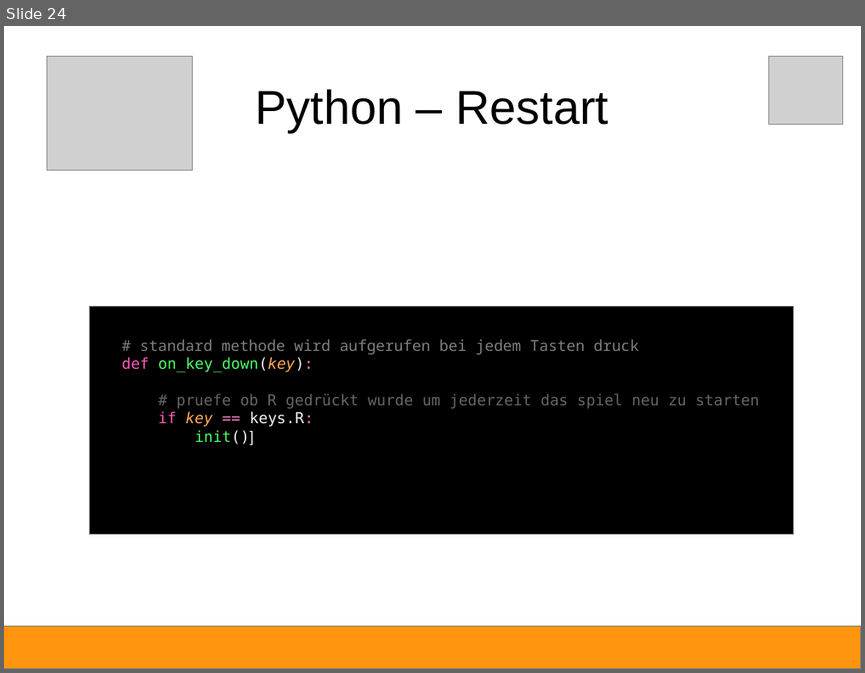
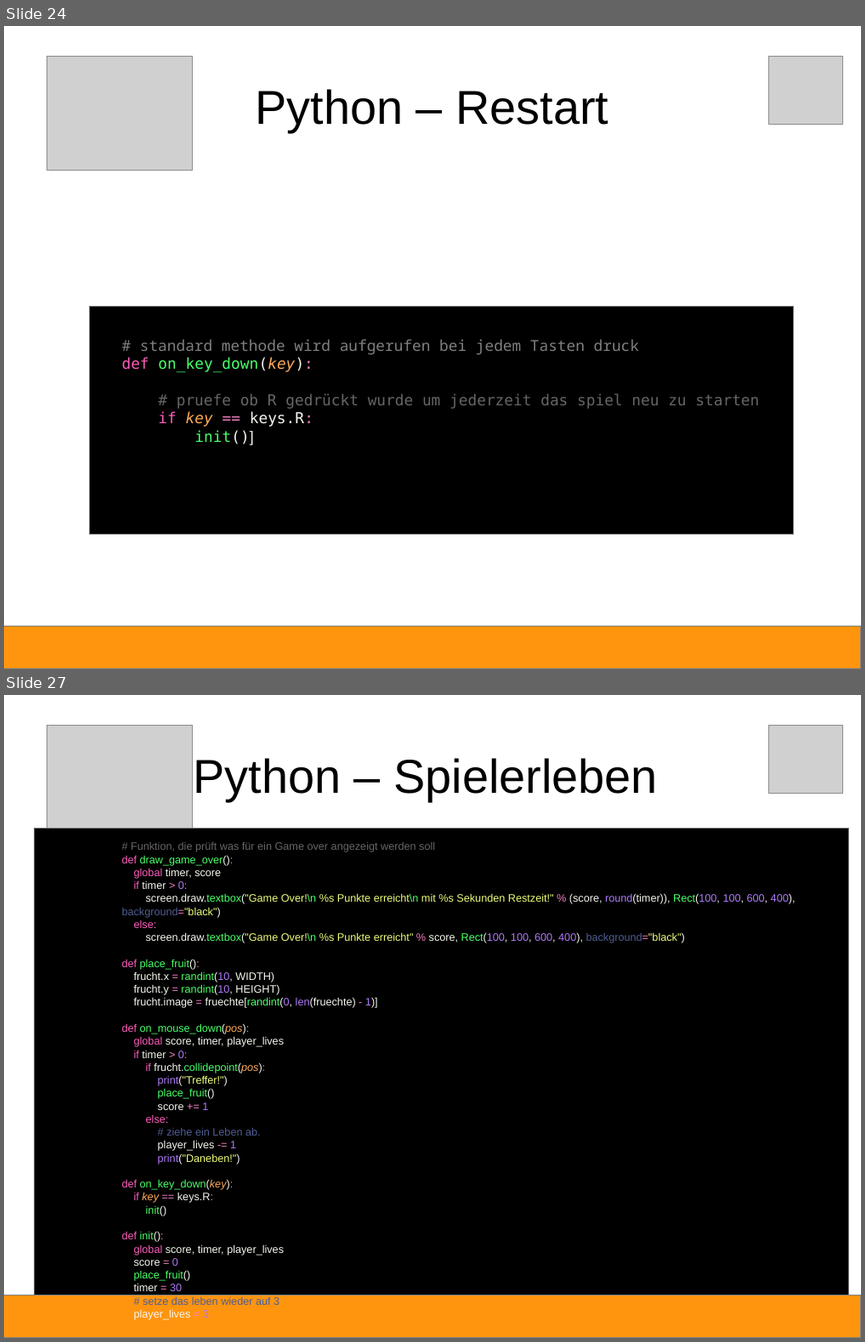
Before and after one commit to Devoxx4KidsDE/python-games, a slide deck: fruchthuhn/Python-Anleitung.odp. Shown one above the other, each under a label of ours: slide 24 before the commit, slides 24 and 27 after it; the slides between them are not shown. The pictures are 865x673 and 865x1342 pixels, drawn with LibreOffice and Linux fonts; fonts in the diff are those of the drawing; grey boxes stand for pictures. Boxes give left, top, right and bottom in pixels: in the first picture for what was removed or moved away, otherwise in the second. Text is boxed around its words. In the diff, an @@ line names an element or a change of style, - is before the commit and + after.

```diff
--- a/fruchthuhn/Python-Anleitung.odp
+++ b/fruchthuhn/Python-Anleitung.odp
@@ slide 27 added at [4,695,861,1338], background #FFFFFF @@
@@ picture added at [46,726,192,839] @@
@@ picture added at [769,726,842,793] @@
@@ title added at [194,758,657,801], 44 pt, text #000000 @@
+Python – Spielerleben
@@ rectangle added at [35,828,848,1295], fill #000000, outline #808080 0 pt @@
@@ text added at [122,842,795,1320], 10 pt, text #F6F6EF @@
+# Funktion, die prüft was für ein Game over angezeigt werden soll
+def draw_game_over():
+global timer, score
+if timer > 0:
+screen.draw.textbox("Game Over!\n %s Punkte erreicht\n mit %s Sekunden Restzeit!" % (score, round(timer)), Rect(100, 100, 600, 400), background="black")
+else:
+screen.draw.textbox("Game Over!\n %s Punkte erreicht" % score, Rect(100, 100, 600, 400), background="black")
+def place_fruit():
+frucht.x = randint(10, WIDTH)
+frucht.y = randint(10, HEIGHT)
+frucht.image = fruechte[randint(0, len(fruechte) - 1)]
+def on_mouse_down(pos):
+global score, timer, player_lives
+if timer > 0:
+if frucht.collidepoint(pos):
+print("Treffer!")
+place_fruit()
+score += 1
+else:
+# ziehe ein Leben ab.
+player_lives -= 1
+print("Daneben!")
+def on_key_down(key):
+if key == keys.R:
+init()
+def init():
+global score, timer, player_lives
+score = 0
+place_fruit()
+timer = 30
+# setze das leben wieder auf 3
+player_lives = 3
@@ rectangle added at [4,1295,861,1338], fill #FF950E, outline #808080 0 pt @@
```
Also in this commit, not shown: 1 slide changed, 10 other slides added, 1 slide removed, 2 other files.
